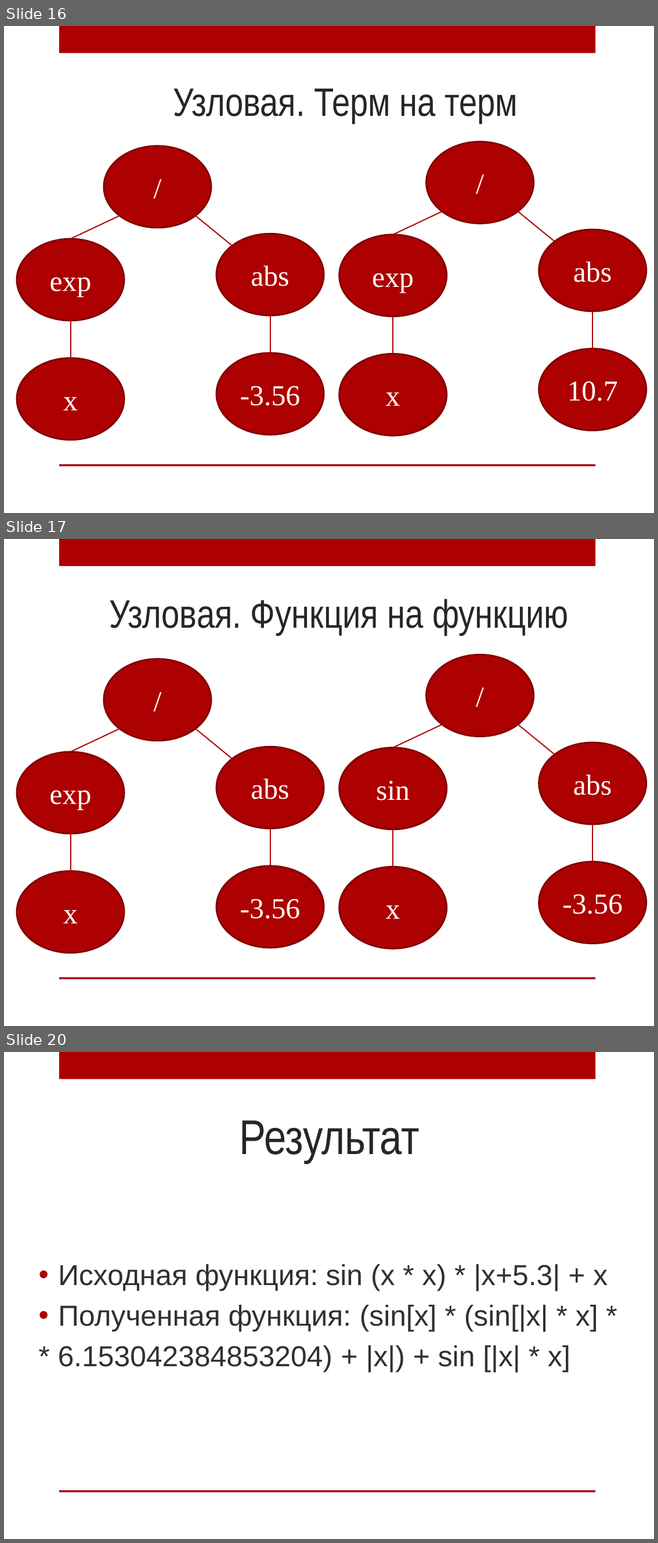
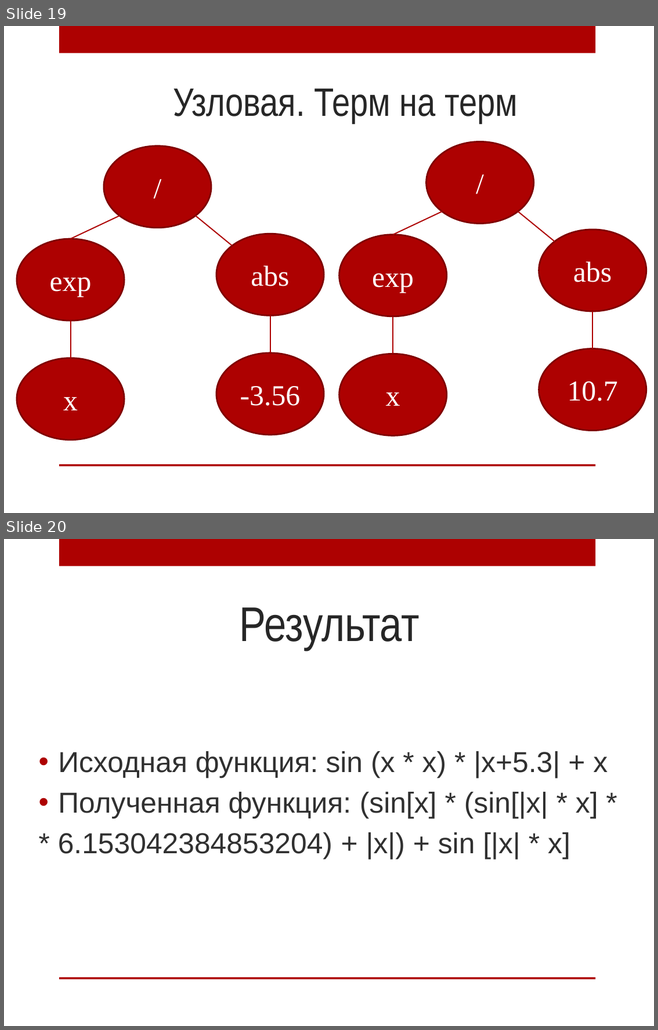
Before and after one commit to AnnaIbakaeva/Genetic, a slide deck: Диплом/Магистратура.pptx. Shown one above the other, each under a label of ours: slides 16, 17 and 20 before the commit, slides 19 and 20 after it; the slides between them are not shown. The pictures are 658x1543 and 658x1030 pixels, drawn with LibreOffice and Linux fonts; fonts in the diff are those of the drawing; background and template pictures are left out. Boxes give left, top, right and bottom in pixels: in the first picture for what was removed or moved away, otherwise in the second. Text is boxed around its words. In the diff, an @@ line names an element or a change of style, - is before the commit and + after.

```diff
--- a/Диплом/Магистратура.pptx
+++ b/Диплом/Магистратура.pptx
@@ slide 17 removed at <box>4,539,654,1026</box>, background picture (left out); not listed: 2 template elements that a slide beside it also shows @@
@@ title removed at <box>110,599,568,635</box> @@
-Узловая. Функция на функцию
@@ ellipse removed at <box>104,659,211,741</box> @@
-/
@@ ellipse removed at <box>426,654,534,736</box> @@
-/
@@ line removed from (70, 752) to (119, 729) @@
@@ line removed from (195, 729) to (232, 759) @@
@@ line removed from (393, 748) to (442, 725) @@
@@ line removed from (518, 725) to (554, 755) @@
@@ ellipse removed at <box>216,747,324,829</box> @@
-abs
@@ ellipse removed at <box>539,743,646,824</box> @@
-abs
@@ ellipse removed at <box>17,752,124,834</box> @@
-exp
@@ ellipse removed at <box>339,748,447,830</box> @@
-sin
@@ line removed from (70, 834) to (70, 880) @@
@@ line removed from (270, 829) to (270, 866) @@
@@ line removed from (393, 830) to (393, 867) @@
@@ line removed from (593, 824) to (593, 862) @@
@@ ellipse removed at <box>216,866,324,947</box> @@
--3.56
@@ ellipse removed at <box>339,867,447,949</box> @@
-x
@@ ellipse removed at <box>539,862,646,944</box> @@
--3.56
@@ ellipse removed at <box>17,871,124,953</box> @@
-x
@@ what was slide 16 is now slide 19 @@
```
Also in this commit, not shown: 2 slides changed, 5 slides added, 4 other slides removed, 5 other files.
